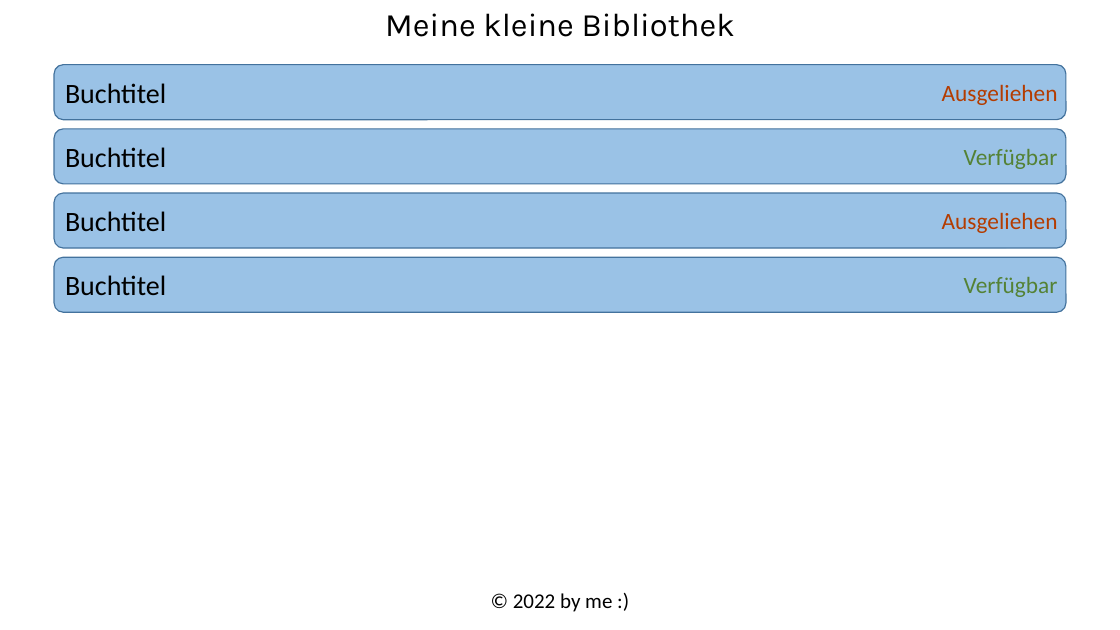
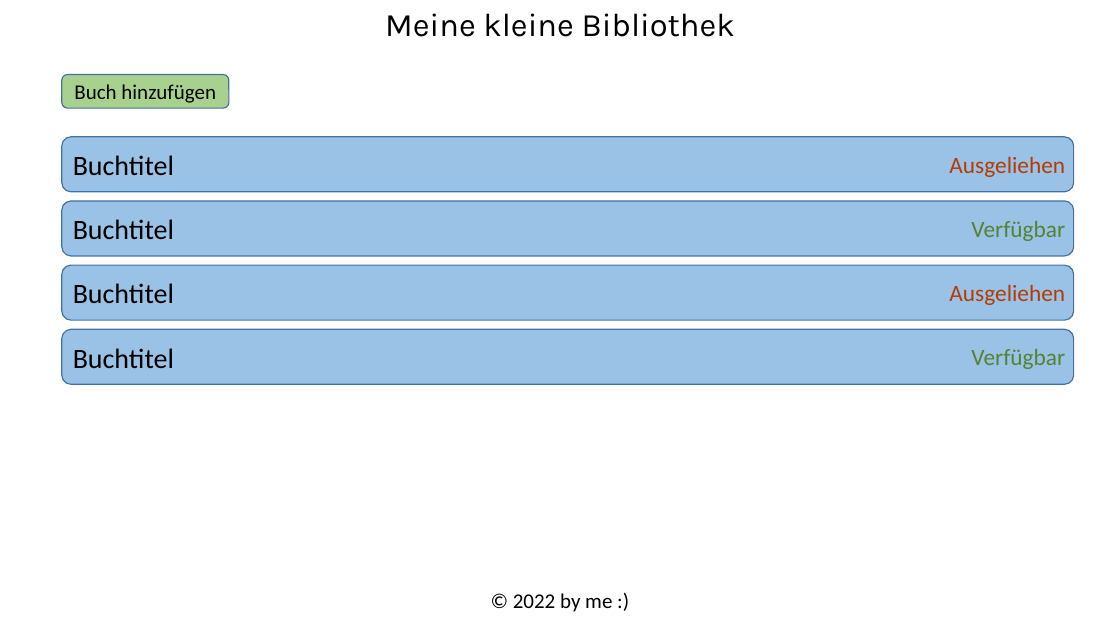
Before and after one commit to Tom4U/poc-ngx-library, a slide deck: slide 1 of Wireframe.pptx. Drawn at 1120x630 pixels with LibreOffice and Linux fonts; fonts in the diff are those of the drawing. Boxes give left, top, right and bottom in pixels: in the first picture for what was removed or moved away, otherwise in the second. Text is boxed around its words. In the diff, an @@ line names an element or a change of style, - is before the commit and + after.

```diff
--- a/Wireframe.pptx
+++ b/Wireframe.pptx
@@ rounded rectangle added at <box>62,75,229,108</box>, fill #A9D18E, outline #43739E 1 pt, 18 pt, text #000000 @@
+Buch hinzufügen
@@ 3 rounded rectangles, 2 texts: place and size @@
-3 rounded rectangles, 2 texts at <box>54,65,1066,313</box>
+3 rounded rectangles, 2 texts at <box>62,137,1075,385</box>
@@ 2 texts, 1 rounded rectangle: place and size @@
-2 texts, 1 rounded rectangle at <box>54,193,1066,297</box>
+2 texts, 1 rounded rectangle at <box>62,266,1075,369</box>
```
Also in this commit, not shown: 1 other slide changed, 1 slide added, 1 other file.
